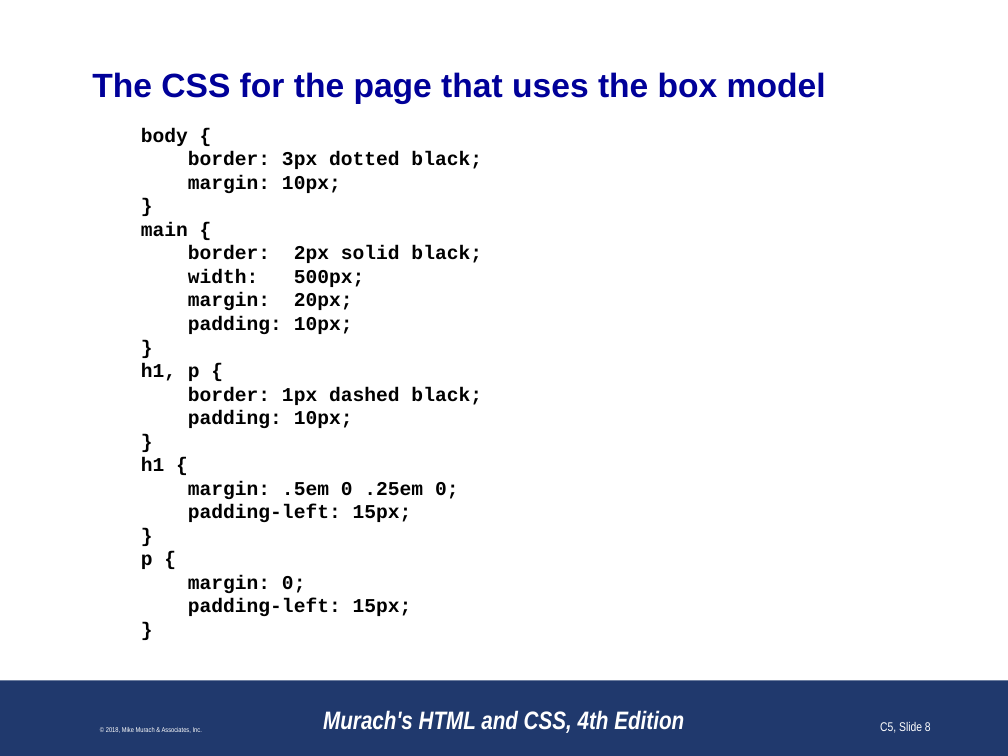
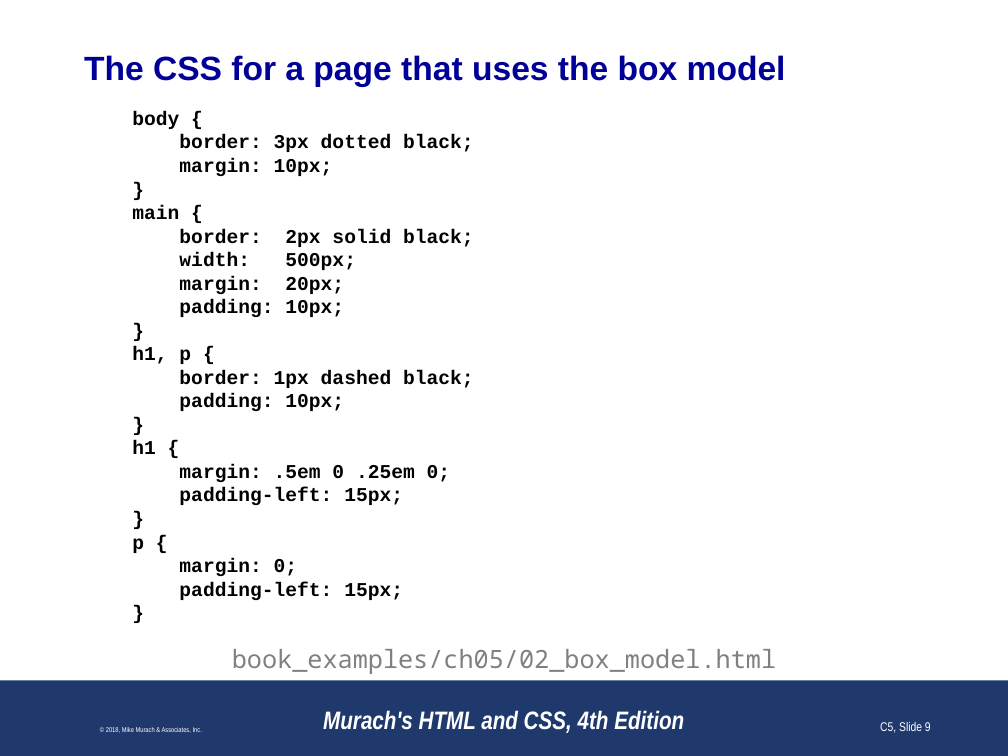
Before and after one commit to paulsmithkc/awd1000_base_lab_and_homework, a slide deck: slide 9 of murach_html_4e/slides/Chapter 5 slides (Revised).pptx (slide 8 before the commit). Drawn at 1008x756 pixels with LibreOffice and Linux fonts; fonts in the diff are those of the drawing; background and template pictures are left out. Boxes give left, top, right and bottom in pixels: in the first picture for what was removed or moved away, otherwise in the second. Text is boxed around its words. In the diff, an @@ line names an element or a change of style, - is before the commit and + after.

```diff
--- a/murach_html_4e/slides/Chapter 5 slides (Revised).pptx
+++ b/murach_html_4e/slides/Chapter 5 slides (Revised).pptx
@@ title at (x1=84, y1=55, x2=786, y2=87): text changed @@
-The CSS for the page that uses the box model
+The CSS for a page that uses the box model
@@ text "body {" moved from (x1=141, y1=128, x2=482, y2=616) to (x1=132, y1=111, x2=474, y2=600) @@
@@ text added at (x1=232, y1=649, x2=776, y2=674), 18 pt, text #808080 @@
+book_examples/ch05/02_box_model.html
```
Also in this commit, not shown: 27 other slides changed, 1 slide added, 2 slides removed.
